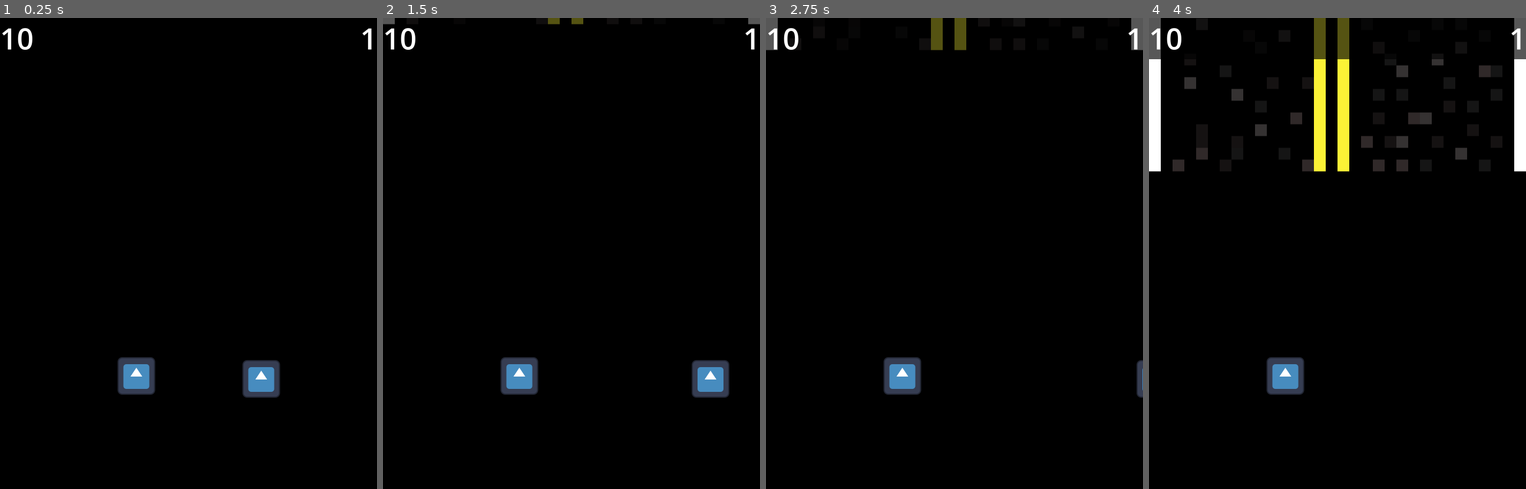
Above: before the commit, frames 1-4 (left to right).
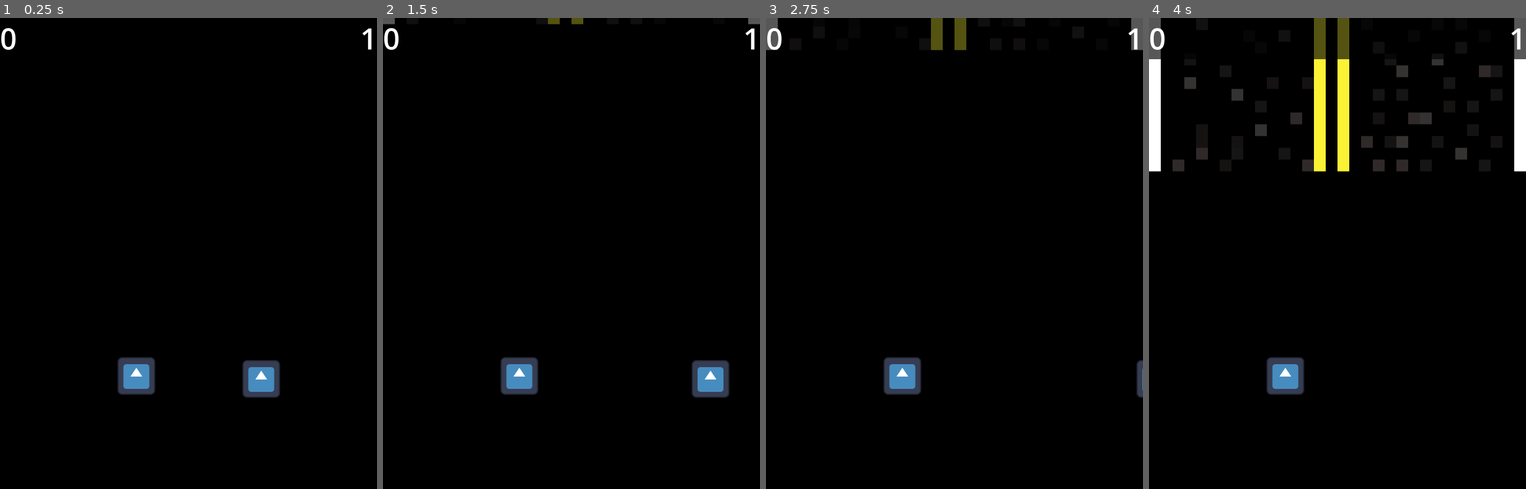
Above: after the commit, the same moments.

Repository: MathiasBenoni/urban-engine
Game: Godot game, scene res://scenes/main.tscn
Same seed, same stepped clock (60 frames per second), same inputs: the game is played once before the commit and once after it. The engine's default icon, where the game draws it, is replaced by a stand-in: a white triangle on a blue panel in a dark square.
Inputs:
- Up to frame 1 (0.25 s): no input
- Up to frame 2 (1.5 s): tap Enter at 0.5 s; hold D (right) 0.53-1.28 s; hold Space (brake) from 1.28 s (still down)
- Up to frame 3 (2.75 s): release Space (brake) at 2.03 s; hold D (right) from 2.03 s (still down)
- Up to frame 4 (4 s): release D (right) at 3.53 s; hold A (left) from 3.53 s (still down)

The runs differ from the first frame. In frame 1, 0.2% of the frame differs, in the area x 0-9%, y 2-7%; in frame 2, 0.2%; in frame 3, 0.2%; in frame 4, 0.2%.

Commit message:
Fixed some bugs with the trafficlights

Diff:
--- a/scripts/main.gd
+++ b/scripts/main.gd
@@ -6,8 +6,10 @@
 @onready var screen_size = get_viewport().get_visible_rect().size
 var road_list = []
 var roads_made := 0
-var meters_until_stop
+var meters_until_stop = 2
 var pattern_lenght = 200
+var safe = false
+var n := false
 @onready var all_lights = get_tree().get_nodes_in_group("traffic_lights")
 
 @onready var meters = $viewport/HBoxContainer/meters
@@ -15,11 +17,15 @@
 
 func generate_pattern(length) -> Array:
 	var temp_pattern = []
-	var min_zeros_between_ones = 50  # Variable for spacing requirement
+	var min_zeros_between_ones = 10  # Variable for spacing requirement
 	var zeros_since_last_one = min_zeros_between_ones  # Start ready to place a 1
 
 	for i in range(length):
-		if zeros_since_last_one >= min_zeros_between_ones:
+		# Force 0s for the first 3 positions
+		if i < 3:
+			temp_pattern.append(0)
+			zeros_since_last_one += 1
+		elif zeros_since_last_one >= min_zeros_between_ones:
 			# Randomly decide to place a 1 (30% chance)
 			if randf() > 0.7:
 				temp_pattern.append(1)
@@ -31,6 +37,10 @@
 			# Must place a 0
 			temp_pattern.append(0)
 			zeros_since_last_one += 1
+
+	# Ensure the last element is a 1
+	if temp_pattern.size() > 0 and temp_pattern[-1] != 1:
+		temp_pattern[-1] = 1
 
 	print(temp_pattern)
 	return temp_pattern
@@ -64,8 +74,9 @@
 	roads_made += 1
 	road.name = "road" + str(meters_until_stop)
 	$roads.add_child(road)
-	if all_lights.size() > 0:
-		for i in range(4):
+
+	if all_lights.size() > 0: # Check if list accually contains something
+		for i in range(4): # Loop trough the lights
 			all_lights[i].play("red")
 
 
@@ -105,12 +116,13 @@
 	# Check for if you have stopped
 	if meters_until_stop != 0 and previous_meters == 0:
 		# Just transitioned away from the stop line
-		if has_passed:
+		if has_passed and safe == true:
 			print("PASS")
 			has_passed = false
 			toggle = false
+			safe = false
 		else:
-			print("GAME OVER")
+			game_over()
 			toggle = true
 	elif meters_until_stop == 0 and Globals.main_speed == 0 and not has_passed:
 		# Stopped at the line
@@ -154,7 +166,13 @@
 	else:
 		brake = false
 
+func game_over():
+	if n == true:
+		print("GAME OVER")
+	else:
+		n = true
 
 func _on_trafficlight_timeout() -> void:
 	print("NOW")
+	safe = true
 	get_tree().call_group("traffic_lights", "play", "green")
Binary file changed: assets/trafficlight_red_temp.png
